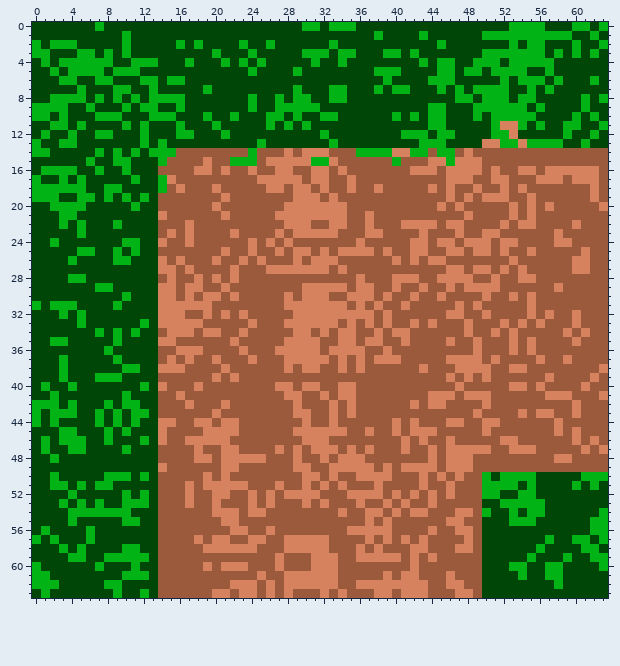
One commit to this pixel-art sprite: img/tiles/turn_1.png. The first picture shows the starting point.
The file is 64x64 pixels.
Once edited:
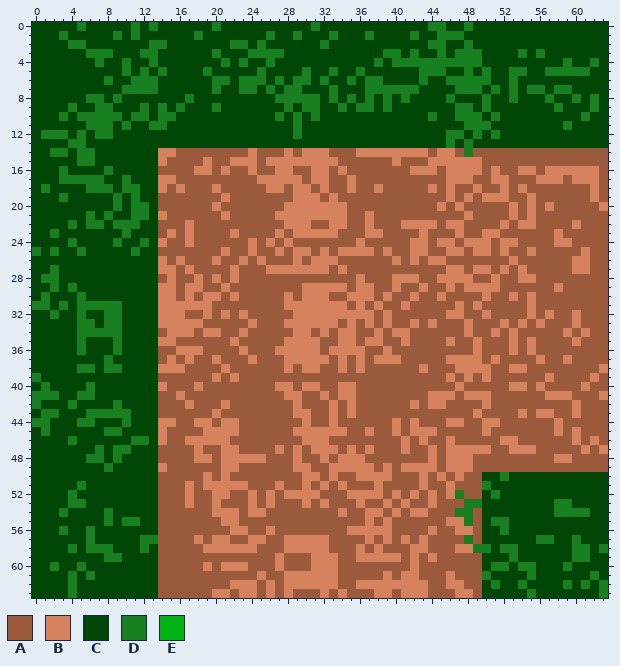
Palette (. is transparent): A #9c5a3c  B #d6825e  C #004707  D #198022  E #02b316
Changes in this commit:
Changed rows in their new state; - is an unchanged pixel.
first column x 0:
 0 -----D-C---D-D------D---------CD-CCC--------DD--D----CCCC---CC-C
 1 ---D-----DCD------D-------D--D---D---DC---DC-DDD--CCCCCCCCCC--C-
 2 C-CCDD----C--DD-C-C---DD-DC-----DC----------DD--D----C-CC---C--C
 3 CC---CDDD-C-DD------D---DDDD--CCC-CC---DD-D--D-DDDCCCCDCD-C-C-C-
 4 -C-CCCCDC-DCCD---C---D-D-CD----C--C---D-DDDDDDDDDDCC-CCCCC-D--D-
 5 --C-CCCC-CDCD-D----D----CD---CD--D--D-CCC--DDDC-DCDCCDD--DDDDD--
 6 ---CC--CD--DDD-CC---DD-DDD-D-DD-D--D-DDC---DCCDDDDD-CDCCC-C---C-
 7 -----C---CDDDD-----CD--DD-D-DD---DC--DDDDDD--C-DDDCDCD-DDCDD----
 8 --CCCCDD-D-C-CCCCD------C--DDDDD-DCD-D-D-D----DCC-DCCDCC-D--DCDC
 9 CCCCD-CDD-C-DCD-D---D---C--CDCDD--D-DD-D----CC-DDCDCCCC-C-D--CD-
10 CC-D-DDDDD-DDCDD---C--C---CD-D-DCC------C-C-DC-DDD-DCCCC----CDC-
11 --CC-CDDD-D-CDD-C---C-----C-CDC-------------CC--DDDCCCC-C--DC--C
12 -DDDCD-DD---C---CC---C-------D--C--------CCC-CDD-D-DCC-----C--C-
13 C--CDD------C-C----------C-------C---------CCCD-D-CCCCCCCCC--C--
14 CCDD-DDC-C-C-CBB--------B-----------BBBB--BB-BB-D---------------
15 -----DD--CC---B-------BBB------BB-------B-----B-----------------
16 -CCDC--CD-C-----------------------------------------------------
17 C--DDDDD--DC--B-------------------------------------------------
18 CDCCCCDDDCDD--B-------------------------------------------------
19 CCCD-CC-CDCDC---------------------------------------------------
20 --CCCC---D-DD---------------------------------------------------
21 ---CC-D-D--DD---------------------------------------------------
22 ---CDCDD-DDD----------------------------------------------------
23 --D--C----D-----------------------------------------------------
24 --C-D----DCCD---------------------------------------------------
25 D-D--DC--C-D----------------------------------------------------
26 ----C----CC-----------------------------------------------------
27 --D-------------------------------------------------------------
28 -DD-CC----------------------------------------------------------
29 --D-D--CC-------------------------------------------------------
30 -D---D----C-----------------------------------------------------
31 DDCDCDDDDD------------------------------------------------------
32 --DC-D--DD------------------------------------------------------
33 -----DD-DD--C---------------------------------------------------
34 -----DDDDD-C----------------------------------------------------
35 --CC-D---D------------------------------------------------------
36 -----D--CD------------------------------------------------------
37 ---C----DC------------------------------------------------------
38 ---C-DD-DDCC----------------------------------------------------
39 D--C---CCC------------------------------------------------------
40 -D--C-D-----C---------------------------------------------------
41 DDD--DD---C-----------------------------------------------------
42 DCC-D---CDCC----------------------------------------------------
43 CDDCC-DDDDDCC---------------------------------------------------
44 DDC--DDC-CDC----------------------------------------------------
45 -D-CC---DDC-----------------------------------------------------
46 -C-CDC--C--DD---------------------------------------------------
47 -C--CC-D-DD-----------------------------------------------------
48 --C---DD-D------------------------------------------------------
49 --------D-------------------------------------------------------
50 --C-----CCC-C-------------------------------------C-DCCC-----CCC
51 --CC-D-CC-----------------------------------------DCCC-C----C-C-
52 ----D-----C-C----------------------------------D--CD--CC--------
53 ---CDD-C--CCC-----------------------------------DD--CCCCC-DD----
54 ---DCCCCDCC------------------------------------DD-C--C-CC-DDDD-C
55 ----C---D-DD------------------------------------D--DDCCC------CC
56 -C-D--D---------------------------------------------D---------CC
57 C-C---D-----DD----------------------------------D-------DD--DC-C
58 ---CDCDDD-CCD------------------------------------DD-DD--C---DDCD
59 ----CC--DDCCC----------------------------------------D-C---CDDCC
60 C-D--D-C---C---------------------------------------DDCDD-CCD---C
61 CC--D-D---CCC-------------------------------------D---CD-CC---D-
62 CCC-D---CC-----------------------------------------D--D---CD-D-D
63 -C--D----C--C------------------------------------------D-------D
Changed places in both pictures, as pixel boxes (x1, y1, x2, y2):
changed: (32, 22, 608, 598)
